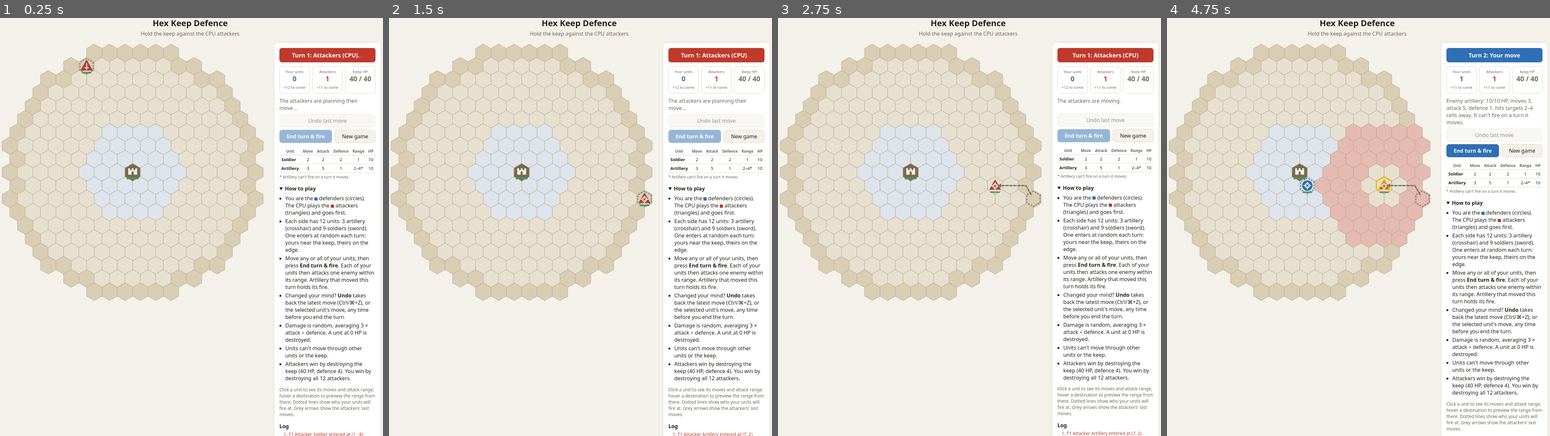
Above: before the commit, frames 1-4 (left to right).
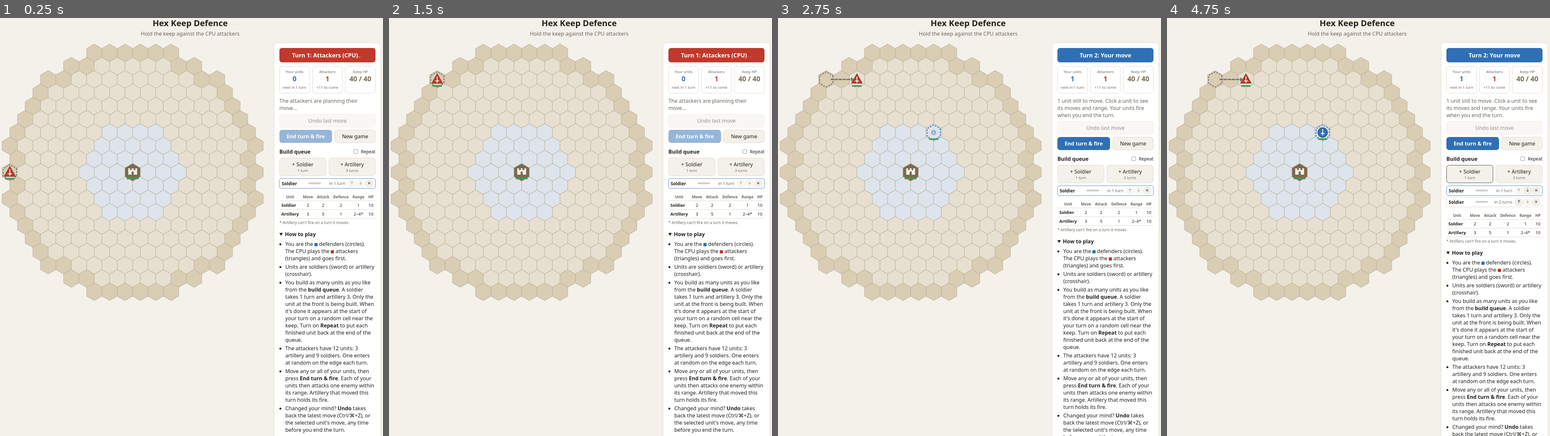
Above: after the commit, the same moments.

Repository: paulrobinson/tower-defense
Game: browser game, page index.html
The game is run twice, just before and just after one commit, with the same random seed, the same clock (stepped at 60 frames per second) and the same inputs.
Inputs (mouse positions are in pixels of both pictures, inside the frame that each line leads up to):
- Up to frame 1 (0.25 s): no input
- Up to frame 2 (1.5 s): click "New game" at 0.27 s; tap Ctrl at 1.1 s; click (622, 130) at 1.27 s
- Up to frame 3 (2.75 s): tap Ctrl at 1.6, 2.1, 2.6 s; click (950, 105) at 1.87 s; click (1080, 168) at 2.02 s, where only the run after the commit has a clickable "+ Soldier 1 turn"; click (904, 105) at 2.47 s
- Up to frame 4 (4.75 s): click (1392, 93) at 3.07 s; tap Ctrl every 0.5 s from 3.1 to 4.6 s; click (1193, 172) at 3.67 s; click (1385, 185) at 4.27 s; click (1469, 172) at 4.52 s, where only the run after the commit has a clickable "+ Soldier 1 turn"

The runs differ from the first frame. In frame 1, 4.5% of the frame differs, in the area x 0-99%, y 9-100%; in frame 2, 4.5%; in frame 3, 6.5%; in frame 4, 10%, in the area x 10-99%, y 12-100%.

Commit message:
Add a build queue for the defender
The defender no longer has a fixed pool of 12 units. They queue units to
build without limit: soldiers take 1 turn and artillery 3. Only the
front of the queue progresses, one turn per defender turn, and the
finished unit enters on a random cell near the keep. Items can be
reordered or removed, and Repeat re-queues each finished unit.

Co-Authored-By: Claude Opus 5.5 <noreply@anthropic.com>
Claude-Session: https://claude.ai/code/session_01HcNCMX76g1nD4p5aasWVbA

Diff:
--- a/index.html
+++ b/index.html
@@ -24,7 +24,7 @@
           <div class="stat defender">
             <span class="label">Your units</span>
             <span id="def-count" class="value"></span>
-            <span class="sub">+<span id="def-reserve"></span> to come</span>
+            <span id="def-next" class="sub"></span>
           </div>
           <div class="stat attacker">
             <span class="label">Attackers</span>
@@ -45,6 +45,19 @@
           <button id="new-btn" type="button">New game</button>
         </div>
 
+        <section class="build" aria-labelledby="build-title">
+          <div class="build-head">
+            <h2 id="build-title">Build queue</h2>
+            <label class="repeat"><input id="repeat-build" type="checkbox" /> Repeat</label>
+          </div>
+          <div class="build-add">
+            <button id="build-soldier" type="button">+ Soldier <span class="cost">1 turn</span></button>
+            <button id="build-artillery" type="button">+ Artillery <span class="cost">3 turns</span></button>
+          </div>
+          <ol id="build-queue" class="queue"></ol>
+          <p id="build-empty" class="queue-empty" hidden>Nothing is being built. Add a unit to the queue.</p>
+        </section>
+
         <table class="units">
           <thead>
             <tr><th scope="col">Unit</th><th scope="col">Move</th><th scope="col">Attack</th><th scope="col">Defence</th><th scope="col">Range</th><th scope="col">HP</th></tr>
@@ -60,7 +73,9 @@
           <summary>How to play</summary>
           <ul>
             <li>You are the <span class="swatch defender"></span> defenders (circles). The CPU plays the <span class="swatch attacker"></span> attackers (triangles) and goes first.</li>
-            <li>Each side has 12 units: 3 artillery (crosshair) and 9 soldiers (sword). One enters at random each turn: yours near the keep, theirs on the edge.</li>
+            <li>Units are soldiers (sword) or artillery (crosshair).</li>
+            <li>You build as many units as you like from the <strong>build queue</strong>. A soldier takes 1 turn and artillery 3. Only the unit at the front is being built. When it's done it appears at the start of your turn on a random cell near the keep. Turn on <strong>Repeat</strong> to put each finished unit back at the end of the queue.</li>
+            <li>The attackers have 12 units: 3 artillery and 9 soldiers. One enters at random on the edge each turn.</li>
             <li>Move any or all of your units, then press <strong>End turn &amp; fire</strong>. Each of your units then attacks one enemy within its range. Artillery that moved this turn holds its fire.</li>
             <li>Changed your mind? <strong>Undo</strong> takes back the latest move (Ctrl/⌘+Z), or the selected unit's move, any time before you end the turn.</li>
             <li>Damage is random, averaging 3 × attack ÷ defence. A unit at 0 HP is destroyed.</li>
--- a/src/game.js
+++ b/src/game.js
@@ -7,9 +7,15 @@
  * Coordinates are axial hex coordinates (q, r) with pointy-top hexes.
  *
  * Turn structure:
- *   1. At the start of a turn, one new unit enters for the player whose turn
- *      it is (random type from their remaining pool): attackers on a random
- *      empty edge cell, defenders on a random empty cell near the keep.
+ *   1. At the start of a turn, new units enter for the player whose turn it is,
+ *      on a random empty cell: attackers on the edge, defenders near the keep.
+ *        Attackers: one unit per turn, drawn at random from a fixed pool of
+ *          12 (3 artillery, 9 soldiers).
+ *        Defenders: build units from a queue, without limit. The unit at the
+ *          front of the queue gains one turn of progress at the start of each
+ *          defender turn, and enters once it has had its build time
+ *          (soldier 1 turn, artillery 3). With "repeat" on, each finished
+ *          unit is put back at the end of the queue.
  *   2. The player may move every one of their units once, up to the unit's
  *      move distance, through empty cells.
  *      Moves can be undone until the turn ends.
@@ -32,8 +38,8 @@
   const ATTACKER = 'attacker';
 
   const UNITS = {
-    soldier: { name: 'Soldier', move: 2, attack: 2, defence: 2, minRange: 1, maxRange: 1, hp: 10, firesAfterMoving: true },
-    artillery: { name: 'Artillery', move: 3, attack: 5, defence: 1, minRange: 2, maxRange: 4, hp: 10, firesAfterMoving: false },
+    soldier: { name: 'Soldier', move: 2, attack: 2, defence: 2, minRange: 1, maxRange: 1, hp: 10, firesAfterMoving: true, buildTurns: 1 },
+    artillery: { name: 'Artillery', move: 3, attack: 5, defence: 1, minRange: 2, maxRange: 4, hp: 10, firesAfterMoving: false, buildTurns: 3 },
   };
 
   const CONFIG = {
@@ -41,9 +47,10 @@
     keepRadius: 3, // defenders enter within this hex distance of the keep
     keepHp: 40,
     keepDefence: 4,
-    unitsPerSide: 12,
-    artilleryPerSide: 3, // the rest are soldiers
-    entriesPerTurn: 1,
+    attackerUnits: 12,
+    attackerArtillery: 3, // the rest are soldiers
+    attackerEntriesPerTurn: 1,
+    initialBuildQueue: ['soldier'], // what the defender starts out building
     damageBase: 3, // average damage when attack power equals defence power
   };
 
@@ -106,8 +113,8 @@
 
   function makePool(config, rng) {
     const pool = [];
-    for (let i = 0; i < config.unitsPerSide; i++) {
-      pool.push(i < config.artilleryPerSide ? 'artillery' : 'soldier');
+    for (let i = 0; i < config.attackerUnits; i++) {
+      pool.push(i < config.attackerArtillery ? 'artillery' : 'soldier');
     }
     return shuffle(pool, rng);
   }
@@ -127,7 +134,10 @@
       cells: buildGrid(config.width),
       keep: { ...KEEP_POS, hp: config.keepHp, maxHp: config.keepHp },
       pieces: new Map(), // key -> unit
-      pools: { [ATTACKER]: makePool(config, rng), [DEFENDER]: makePool(config, rng) },
+      pools: { [ATTACKER]: makePool(config, rng) },
+      buildQueue: [], // defender: [{ id, type, progress }], front first
+      repeatBuild: false,
+      nextBuildId: 1,
       turn: ATTACKER,
       turnNumber: 1,
       winner: null,
@@ -137,6 +147,7 @@
       current: null, // what has happened during the current turn
       lastTurn: null, // the record of the previous turn
     };
+    for (const type of config.initialBuildQueue) queueUnit(game, type);
     startTurn(game);
     return game;
   }
@@ -179,16 +190,89 @@
       p.fired = false;
       p.held = false;
     }
-    for (let i = 0; i < game.config.entriesPerTurn; i++) {
-      if (!game.pools[player].length) break;
-      const cells = entryCells(game, player);
-      if (!cells.length) break;
-      const cell = cells[Math.floor(game.rng() * cells.length)];
-      const type = game.pools[player].pop();
-      const unit = addUnit(game, player, type, cell.q, cell.r);
-      game.current.entered.push({ id: unit.id, q: cell.q, r: cell.r });
-      addLog(game, `${UNITS[type].name} entered at (${cell.q}, ${cell.r})`);
-    }
+    if (player === ATTACKER) {
+      for (let i = 0; i < game.config.attackerEntriesPerTurn; i++) {
+        if (!game.pools[ATTACKER].length) break;
+        if (!enter(game, ATTACKER, game.pools[ATTACKER][game.pools[ATTACKER].length - 1])) break;
+        game.pools[ATTACKER].pop();
+      }
+    } else {
+      advanceBuild(game);
+    }
+  }
+
+  /** Put a new unit on a random entry cell. Returns the unit, or null if there's no room. */
+  function enter(game, player, type) {
+    const cells = entryCells(game, player);
+    if (!cells.length) return null;
+    const cell = cells[Math.floor(game.rng() * cells.length)];
+    const unit = addUnit(game, player, type, cell.q, cell.r);
+    game.current.entered.push({ id: unit.id, q: cell.q, r: cell.r });
+    addLog(game, `${UNITS[type].name} entered at (${cell.q}, ${cell.r})`);
+    return unit;
+  }
+
+  // ---------- defender build queue ----------
+
+  /**
+   * Progress the front of the build queue by one turn, and deploy it if it's
+   * finished. A finished unit with nowhere to go waits at the front.
+   */
+  function advanceBuild(game) {
+    const item = game.buildQueue[0];
+    if (!item) return;
+    item.progress = Math.min(item.progress + 1, UNITS[item.type].buildTurns);
+    if (item.progress < UNITS[item.type].buildTurns) return;
+    if (!enter(game, DEFENDER, item.type)) {
+      addLog(game, `${UNITS[item.type].name} is ready but there is no room near the keep`);
+      return;
+    }
+    game.buildQueue.shift();
+    if (game.repeatBuild) queueUnit(game, item.type);
+  }
+
+  /** Add a unit to the end of the defender's build queue. */
+  function queueUnit(game, type) {
+    if (!UNITS[type]) return fail(`Unknown unit type: ${type}`);
+    if (game.winner) return fail('The game is over.');
+    const item = { id: game.nextBuildId++, type, progress: 0 };
+    game.buildQueue.push(item);
+    return { ok: true, item };
+  }
+
+  /** Remove an item from the build queue. Any progress on it is lost. */
+  function removeFromQueue(game, itemId) {
+    const index = game.buildQueue.findIndex((i) => i.id === itemId);
+    if (index < 0) return fail('That item is not in the queue.');
+    const [item] = game.buildQueue.splice(index, 1);
+    return { ok: true, item };
+  }
+
+  /** Move a queued item up (-1) or down (+1). */
+  function moveInQueue(game, itemId, delta) {
+    const q = game.buildQueue;
+    const index = q.findIndex((i) => i.id === itemId);
+    const to = index + delta;
+    if (index < 0 || to < 0 || to >= q.length) return fail("That item can't move there.");
+    [q[index], q[to]] = [q[to], q[index]];
+    return { ok: true };
+  }
+
+  function setRepeatBuild(game, on) {
+    game.repeatBuild = !!on;
+  }
+
+  /**
+   * Defender turns until each queued item enters, counting from now. The
+   * front item gains progress at the start of each defender turn; the next
+   * item starts only after the one ahead of it is done.
+   */
+  function buildSchedule(game) {
+    let turns = 0;
+    return game.buildQueue.map((item) => {
+      turns += UNITS[item.type].buildTurns - item.progress;
+      return { item, turnsLeft: Math.max(1, turns) };
+    });
   }
 
   /**
@@ -454,6 +538,11 @@
     fire,
     move,
     undoMove,
+    queueUnit,
+    removeFromQueue,
+    moveInQueue,
+    setRepeatBuild,
+    buildSchedule,
     canUndo,
     canFire,
     endTurn,
--- a/src/style.css
+++ b/src/style.css
@@ -256,6 +256,35 @@
 .swatch.defender { background: var(--defender); }
 .swatch.attacker { background: var(--attacker); }
 
+.stat .sub.warn { color: var(--attacker); font-weight: 600; }
+
+.build { margin-top: 16px; }
+.build-head { display: flex; align-items: baseline; justify-content: space-between; gap: 8px; }
+.build-head h2 { margin: 0; }
+.repeat { display: inline-flex; align-items: center; gap: 6px; font-size: 0.85rem; cursor: pointer; }
+.build-add { display: flex; gap: 8px; margin: 8px 0; }
+.build-add button { flex: 1 1 0; }
+.build-add .cost { display: block; font-size: 0.72rem; color: var(--muted); }
+.queue { list-style: none; margin: 0; padding: 0; display: grid; gap: 4px; max-height: 220px; overflow-y: auto; }
+.queue-item {
+  display: grid;
+  grid-template-columns: 4.6rem 1fr 4.2rem auto;
+  align-items: center;
+  gap: 8px;
+  padding: 4px 6px;
+  border: 1px solid var(--border);
+  border-radius: 6px;
+  font-size: 0.85rem;
+}
+.queue-item.building { border-color: var(--defender); }
+.queue-name { font-weight: 600; }
+.queue-bar { height: 6px; border-radius: 3px; background: var(--hp-track); overflow: hidden; }
+.queue-bar span { display: block; height: 100%; background: var(--defender); }
+.queue-eta { font-size: 0.78rem; color: var(--muted); text-align: right; font-variant-numeric: tabular-nums; }
+.queue-controls { display: flex; gap: 2px; }
+.queue-controls button { flex: none; padding: 2px 6px; font-size: 0.78rem; line-height: 1.2; }
+.queue-empty { margin: 4px 0 0; font-size: 0.85rem; color: var(--attacker); }
+
 .units { width: 100%; border-collapse: collapse; margin-top: 14px; font-size: 0.82rem; font-variant-numeric: tabular-nums; }
 .units th, .units td { padding: 4px 6px; text-align: center; border-bottom: 1px solid var(--border); }
 .units thead th { font-weight: 600; color: var(--muted); font-size: 0.72rem; }
--- a/src/ui.js
+++ b/src/ui.js
@@ -20,7 +20,12 @@
     board: document.getElementById('board'),
     banner: document.getElementById('turn-banner'),
     defCount: document.getElementById('def-count'),
-    defReserve: document.getElementById('def-reserve'),
+    defNext: document.getElementById('def-next'),
+    buildSoldier: document.getElementById('build-soldier'),
+    buildArtillery: document.getElementById('build-artillery'),
+    repeatBuild: document.getElementById('repeat-build'),
+    buildQueue: document.getElementById('build-queue'),
+    buildEmpty: document.getElementById('build-empty'),
     attCount: document.getElementById('att-count'),
     attReserve: document.getElementById('att-reserve'),
     keepHp: document.getElementById('keep-hp'),
@@ -482,7 +487,7 @@
       els.banner.textContent = `Turn ${game.turnNumber}: Your move`;
     }
     els.defCount.textContent = G.piecesOf(game, G.DEFENDER).length;
-    els.defReserve.textContent = game.pools[G.DEFENDER].length;
+    renderBuildQueue();
     els.attCount.textContent = G.piecesOf(game, G.ATTACKER).length;
     els.attReserve.textContent = game.pools[G.ATTACKER].length;
     els.keepHp.textContent = `${game.keep.hp} / ${game.keep.maxHp}`;
@@ -501,6 +506,69 @@
       li.textContent = `T${entry.turn} ${who} ${entry.message}`;
       els.log.appendChild(li);
     }
+  }
+
+  const plural = (n, word) => `${n} ${word}${n === 1 ? '' : 's'}`;
+
+  function renderBuildQueue() {
+    const schedule = G.buildSchedule(game);
+    const canEdit = !game.winner;
+    els.buildSoldier.disabled = !canEdit;
+    els.buildArtillery.disabled = !canEdit;
+    els.repeatBuild.checked = game.repeatBuild;
+    els.repeatBuild.disabled = !canEdit;
+    els.buildEmpty.hidden = schedule.length > 0 || !!game.winner;
+    els.defNext.textContent = schedule.length
+      ? `next in ${plural(schedule[0].turnsLeft, 'turn')}`
+      : 'queue empty';
+    els.defNext.classList.toggle('warn', !schedule.length);
+
+    els.buildQueue.replaceChildren();
+    schedule.forEach(({ item, turnsLeft }, i) => {
+      const s = G.UNITS[item.type];
+      const li = document.createElement('li');
+      li.className = `queue-item ${item.type}${i === 0 ? ' building' : ''}`;
+
+      const name = document.createElement('span');
+      name.className = 'queue-name';
+      name.textContent = s.name;
+
+      const bar = document.createElement('span');
+      bar.className = 'queue-bar';
+      const fill = document.createElement('span');
+      fill.style.width = `${(item.progress / s.buildTurns) * 100}%`;
+      bar.appendChild(fill);
+      bar.title = `${item.progress} of ${plural(s.buildTurns, 'turn')} done`;
+
+      const eta = document.createElement('span');
+      eta.className = 'queue-eta';
+      eta.textContent = item.progress >= s.buildTurns ? 'ready' : `in ${plural(turnsLeft, 'turn')}`;
+
+      const controls = document.createElement('span');
+      controls.className = 'queue-controls';
+      const mk = (label, text, onClick, disabled) => {
+        const b = document.createElement('button');
+        b.type = 'button';
+        b.textContent = text;
+        b.setAttribute('aria-label', `${label} ${s.name.toLowerCase()} (position ${i + 1})`);
+        b.disabled = disabled || !canEdit;
+        b.addEventListener('click', onClick);
+        controls.appendChild(b);
+      };
+      mk('Move up', '↑', () => editQueue(() => G.moveInQueue(game, item.id, -1)), i === 0);
+      mk('Move down', '↓', () => editQueue(() => G.moveInQueue(game, item.id, 1)), i === schedule.length - 1);
+      mk('Remove', '✕', () => editQueue(() => G.removeFromQueue(game, item.id), item), false);
+
+      li.append(name, bar, eta, controls);
+      els.buildQueue.appendChild(li);
+    });
+  }
+
+  function editQueue(change, removed) {
+    const res = change();
+    if (res && res.ok === false) message = res.reason;
+    else if (removed && removed.progress > 0) message = `Removed ${G.UNITS[removed.type].name.toLowerCase()}; its build progress is lost.`;
+    renderPanel();
   }
 
   function describeUnit(unit) {
@@ -620,6 +688,9 @@
   }
 
   els.endBtn.addEventListener('click', endHumanTurn);
+  els.buildSoldier.addEventListener('click', () => editQueue(() => G.queueUnit(game, 'soldier')));
+  els.buildArtillery.addEventListener('click', () => editQueue(() => G.queueUnit(game, 'artillery')));
+  els.repeatBuild.addEventListener('change', () => editQueue(() => G.setRepeatBuild(game, els.repeatBuild.checked)));
   els.undoBtn.addEventListener('click', undo);
   els.newBtn.addEventListener('click', newGame);
 
--- a/test/game.test.js
+++ b/test/game.test.js
@@ -47,13 +47,11 @@
   assert.ok(G.isKeep(game, 0, 0));
 });
 
-test('each side has 3 artillery and 9 soldiers', () => {
+test('the attackers have 3 artillery and 9 soldiers', () => {
   const game = G.createGame({ rng: seeded(2) });
   const all = [...game.pools.attacker, ...G.piecesOf(game, G.ATTACKER).map((u) => u.type)];
   assert.equal(all.length, 12);
   assert.equal(all.filter((t) => t === 'artillery').length, 3);
-  assert.equal(game.pools.defender.filter((t) => t === 'artillery').length, 3);
-  assert.equal(game.pools.defender.length, 12);
 });
 
 test('units enter at random: attackers on the edge, defenders near the keep', () => {
@@ -285,3 +283,79 @@
   G.endTurn(game);
   assert.equal(G.undoMove(game, s.id).ok, false);
 });
+
+// ---------- build queue ----------
+
+/** Advance to the start of the defender's next turn. */
+function nextDefenderTurn(game) {
+  G.endTurn(game);
+  if (game.turn !== G.DEFENDER) G.endTurn(game);
+}
+
+test('the defender starts with a soldier queued, which arrives on their first turn', () => {
+  const game = G.createGame({ rng: seeded(3) });
+  assert.deepEqual(game.buildQueue.map((i) => i.type), ['soldier']);
+  G.endTurn(game);
+  assert.equal(G.piecesOf(game, G.DEFENDER).length, 1);
+  assert.equal(game.buildQueue.length, 0);
+});
+
+test('soldiers take 1 turn to build and artillery 3', () => {
+  const game = G.createGame({ rng: seeded(4), initialBuildQueue: [] });
+  G.endTurn(game); // defender turn 2: nothing queued
+  G.queueUnit(game, 'artillery');
+  G.queueUnit(game, 'soldier');
+  assert.deepEqual(G.buildSchedule(game).map((s) => s.turnsLeft), [3, 4]);
+
+  const arrivals = [];
+  for (let t = 0; t < 4; t++) {
+    nextDefenderTurn(game);
+    arrivals.push(G.piecesOf(game, G.DEFENDER).map((u) => u.type).sort().join('+'));
+  }
+  assert.deepEqual(arrivals, ['', '', 'artillery', 'artillery+soldier']);
+});
+
+test('only the front of the queue is built', () => {
+  const game = G.createGame({ rng: seeded(5), initialBuildQueue: ['artillery', 'soldier'] });
+  G.endTurn(game);
+  assert.equal(game.buildQueue[0].progress, 1);
+  assert.equal(game.buildQueue[1].progress, 0);
+});
+
+test('building is unlimited', () => {
+  const game = G.createGame({ rng: seeded(6), initialBuildQueue: [] });
+  for (let i = 0; i < 20; i++) G.queueUnit(game, 'soldier');
+  for (let t = 0; t < 20; t++) nextDefenderTurn(game);
+  assert.equal(G.piecesOf(game, G.DEFENDER).length, 20);
+});
+
+test('repeat puts each finished unit back at the end of the queue', () => {
+  const game = G.createGame({ rng: seeded(7), initialBuildQueue: ['soldier', 'artillery'] });
+  G.setRepeatBuild(game, true);
+  G.endTurn(game); // soldier done
+  assert.deepEqual(game.buildQueue.map((i) => i.type), ['artillery', 'soldier']);
+  assert.equal(game.buildQueue[1].progress, 0);
+});
+
+test('queued items can be removed and reordered', () => {
+  const game = G.createGame({ rng: seeded(8), initialBuildQueue: [] });
+  const a = G.queueUnit(game, 'soldier').item;
+  const b = G.queueUnit(game, 'artillery').item;
+  assert.ok(G.moveInQueue(game, b.id, -1).ok);
+  assert.deepEqual(game.buildQueue.map((i) => i.type), ['artillery', 'soldier']);
+  assert.equal(G.moveInQueue(game, b.id, -1).ok, false, 'already at the front');
+  assert.ok(G.removeFromQueue(game, a.id).ok);
+  assert.deepEqual(game.buildQueue.map((i) => i.id), [b.id]);
+});
+
+test('a finished unit waits at the front if there is no room near the keep', () => {
+  const game = G.createGame({ rng: seeded(9), initialBuildQueue: [] });
+  for (const c of G.entryCells(game, G.DEFENDER)) put(game, G.DEFENDER, 'soldier', c.q, c.r);
+  const before = G.piecesOf(game, G.DEFENDER).length;
+  G.queueUnit(game, 'soldier');
+  G.endTurn(game);
+  assert.equal(G.piecesOf(game, G.DEFENDER).length, before);
+  assert.equal(game.buildQueue.length, 1);
+  assert.equal(game.buildQueue[0].progress, 1);
+  assert.equal(G.buildSchedule(game)[0].turnsLeft, 1);
+});
